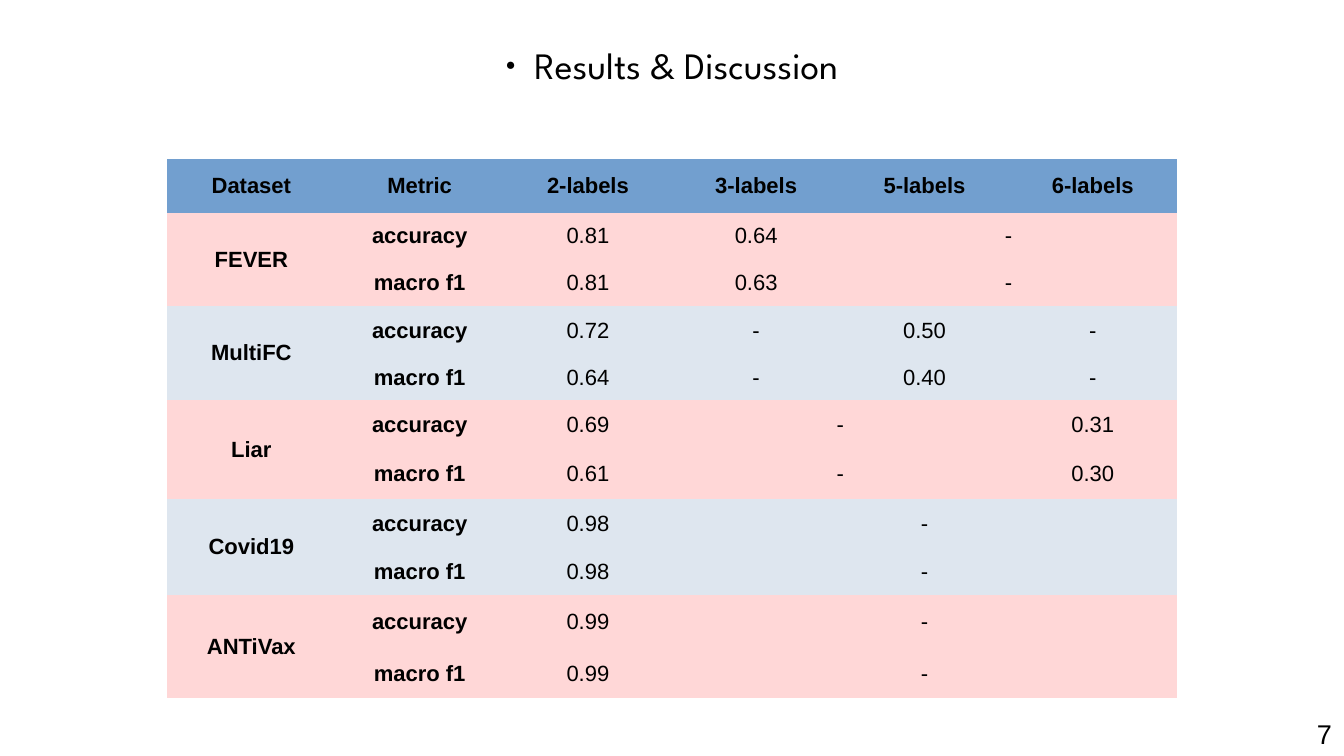
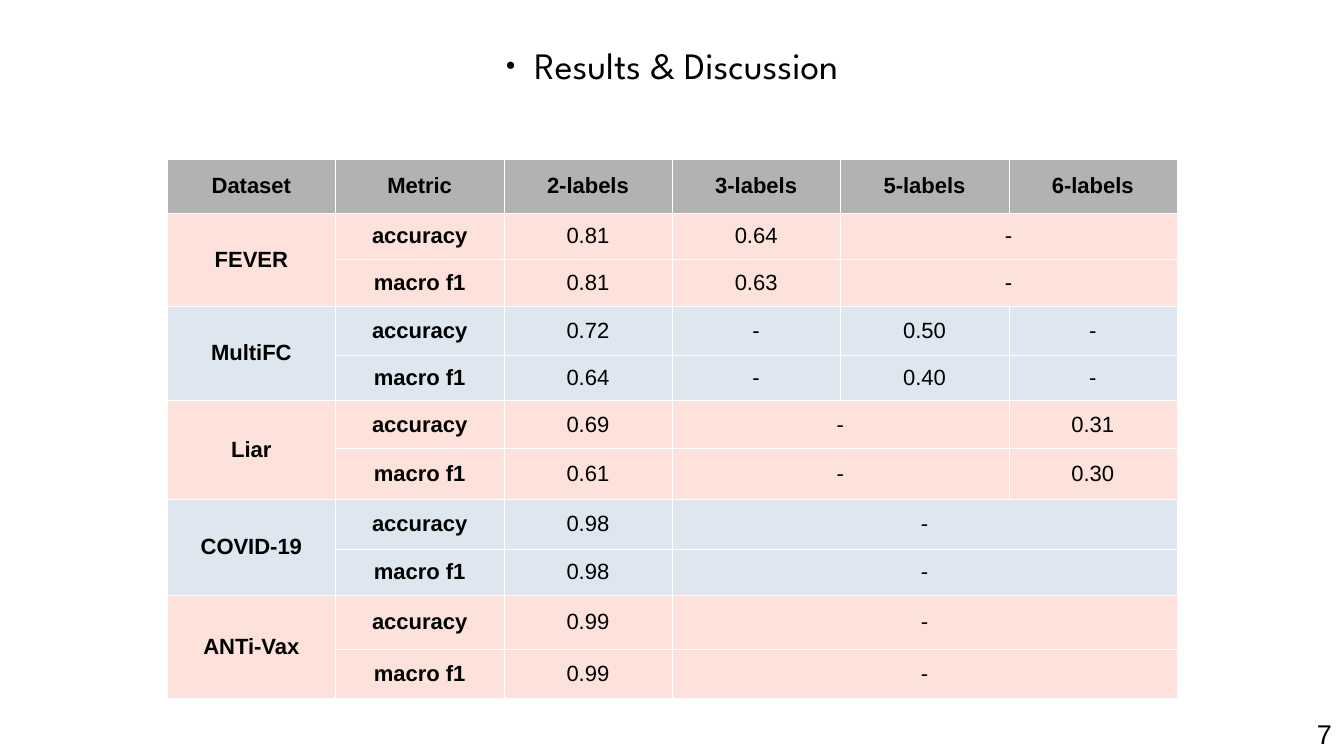
Before and after one commit to othmanelhoufi/LM-for-FactChecking, a slide deck: slide 7 of presentation/NLP_fact_checking.odp. Drawn at 1344x756 pixels with LibreOffice and Linux fonts; fonts in the diff are those of the drawing. Boxes give left, top, right and bottom in pixels: in the first picture for what was removed or moved away, otherwise in the second. Text is boxed around its words. In the diff, an @@ line names an element or a change of style, - is before the commit and + after.

```diff
--- a/presentation/NLP_fact_checking.odp
+++ b/presentation/NLP_fact_checking.odp
@@ table at [167,159,1177,698] @@
-row 8, column 1: Covid19
+row 8, column 1: COVID-19
-row 10, column 1: ANTiVax
+row 10, column 1: ANTi-Vax
@@ fill #729FCF to #B2B2B2 in row 1 @@
@@ fill #FFD7D7 to #FCE2DB in 25 cells @@
@@ borders changed @@
```
Also in this commit, not shown: 2 slides added, 2 slides removed.
